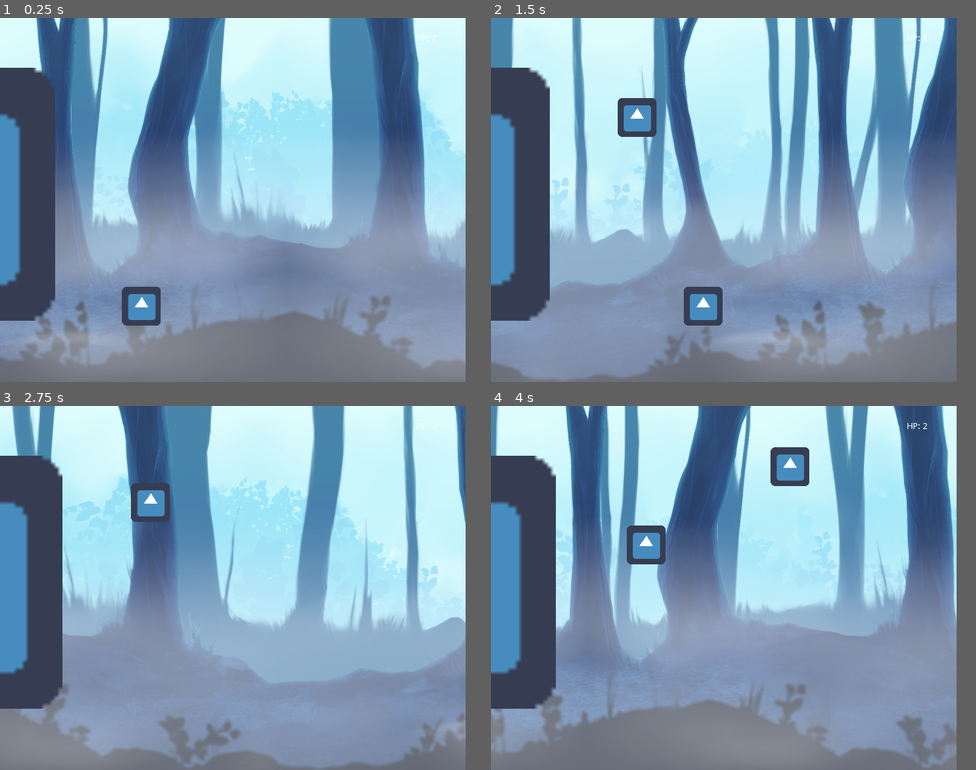
Above: before the commit, frames 1-4 (two rows, left to right).
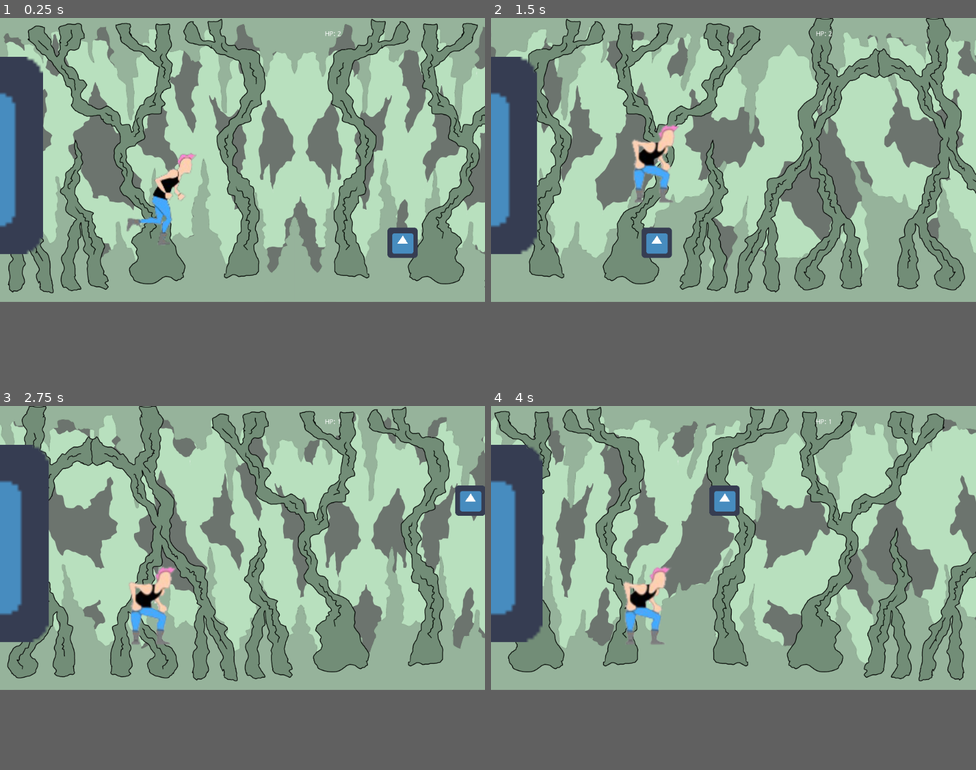
Above: after the commit, the same moments.

Repository: cgcaruzo/escapefromroots
Game: Godot game, scene res://main.tscn
Two runs of this game, one before a commit and one after it. Both use one fixed random seed, a clock stepped at 60 frames per second and the inputs below. The engine's default icon, where the game draws it, is replaced by a stand-in: a white triangle on a blue panel in a dark square.
Inputs:
- Up to frame 1 (0.25 s): no input
- Up to frame 2 (1.5 s): hold Up (ui_up) from 0.53 s (still down); tap Space (ui_select) at 0.6, 0.77, 1.07, 1.35 s
- Up to frame 3 (2.75 s): tap Space (ui_select) at 1.52, 1.82, 2.1 s; release Up (ui_up) at 2.03 s
- Up to frame 4 (4 s): hold Up (ui_up) from 2.78 s (still down); tap Space (ui_select) at 2.85, 3.02, 3.32, 3.6, 3.77 s
In our replay, the window is 768x600 before the commit and 800x468 after it. These sizes can differ from the game's own. Grey fills any space a smaller window leaves; there, only what the larger window draws over its background counts as a difference.

The runs differ from the first frame. In frame 1, 94% of the frame differs, in the area x 0-100%, y 0-100%; in frame 2, 93%; in frame 3, 93%; in frame 4, 93%.

Commit message:
modificaciones Claudio 21:50

Diff:
--- a/Obstacle.gd
+++ b/Obstacle.gd
@@ -21,6 +21,6 @@
 		if randomPosition == 0:
 			position.y = 475
 		else:
-			position.y = 100
+			position.y = 200
 		position.x = 1100
 		collided = false
--- a/Player.gd
+++ b/Player.gd
@@ -1,7 +1,7 @@
 extends KinematicBody2D
 
 export (int) var run_speed = 5
-export (int) var jump_speed = -900
+export (int) var jump_speed = -700
 export (int) var gravity = 1200
 
 var velocity = Vector2()
@@ -13,11 +13,12 @@
 
 func get_input():
 	velocity.x = 0
-	var jump = Input.is_action_just_pressed('ui_select')
+	var jump = Input.is_action_just_pressed('ui_up')
 
 	if jump and is_on_floor():
 		jumping = true
 		velocity.y = jump_speed
+		$AnimationPlayer.play("jump")
 
 func _physics_process(delta):
 	get_input()
--- a/main.tscn
+++ b/main.tscn
@@ -1,21 +1,204 @@
-[gd_scene load_steps=18 format=2]
+[gd_scene load_steps=20 format=2]
 
 [ext_resource path="res://icon.png" type="Texture" id=1]
-[ext_resource path="res://Backgrounds/01_Mist.png" type="Texture" id=2]
+[ext_resource path="res://Backgrounds/BackgroundGreen02.PNG" type="Texture" id=2]
 [ext_resource path="res://Player.gd" type="Script" id=3]
 [ext_resource path="res://Obstacle.gd" type="Script" id=4]
-[ext_resource path="res://Backgrounds/07_Forest.png" type="Texture" id=5]
-[ext_resource path="res://Backgrounds/06_Forest.png" type="Texture" id=6]
-[ext_resource path="res://Backgrounds/10_Sky.png" type="Texture" id=7]
-[ext_resource path="res://Backgrounds/02_Bushes.png" type="Texture" id=8]
-[ext_resource path="res://Backgrounds/09_Forest.png" type="Texture" id=9]
+[ext_resource path="res://Backgrounds/BackgroundGreen01.PNG" type="Texture" id=5]
+[ext_resource path="res://Backgrounds/BackgroundGreen00.PNG" type="Texture" id=6]
+[ext_resource path="res://Sprites/Spritesheet01.png" type="Texture" id=7]
 [ext_resource path="res://ParallaxBackground.gd" type="Script" id=10]
 [ext_resource path="res://Label.gd" type="Script" id=11]
 [ext_resource path="res://BigRoots.gd" type="Script" id=12]
 [ext_resource path="res://main.gd" type="Script" id=13]
 
-[sub_resource type="RectangleShape2D" id=2]
-extents = Vector2( 32, 32 )
+[sub_resource type="CapsuleShape2D" id=11]
+radius = 27.0
+height = 40.0
+
+[sub_resource type="Animation" id=12]
+length = 0.001
+tracks/0/type = "value"
+tracks/0/path = NodePath("CollisionShape2D:shape")
+tracks/0/interp = 1
+tracks/0/loop_wrap = true
+tracks/0/imported = false
+tracks/0/enabled = true
+tracks/0/keys = {
+"times": PoolRealArray( 0 ),
+"transitions": PoolRealArray( 1 ),
+"update": 0,
+"values": [ SubResource( 11 ) ]
+}
+tracks/1/type = "value"
+tracks/1/path = NodePath("CollisionShape2D:shape:radius")
+tracks/1/interp = 1
+tracks/1/loop_wrap = true
+tracks/1/imported = false
+tracks/1/enabled = true
+tracks/1/keys = {
+"times": PoolRealArray( 0 ),
+"transitions": PoolRealArray( 1 ),
+"update": 0,
+"values": [ 27.0 ]
+}
+tracks/2/type = "value"
+tracks/2/path = NodePath("CollisionShape2D:shape:height")
+tracks/2/interp = 1
+tracks/2/loop_wrap = true
+tracks/2/imported = false
+tracks/2/enabled = true
+tracks/2/keys = {
+"times": PoolRealArray( 0 ),
+"transitions": PoolRealArray( 1 ),
+"update": 0,
+"values": [ 40.0 ]
+}
+
+[sub_resource type="Animation" id=10]
+resource_name = "crouch"
+length = 0.4
+tracks/0/type = "value"
+tracks/0/path = NodePath("Sprite:region_rect")
+tracks/0/interp = 1
+tracks/0/loop_wrap = true
+tracks/0/imported = false
+tracks/0/enabled = true
+tracks/0/keys = {
+"times": PoolRealArray( 0, 0.1, 0.2 ),
+"transitions": PoolRealArray( 1, 1, 1 ),
+"update": 1,
+"values": [ Rect2( 5, 0, 43, 119 ), Rect2( 64, 37, 52, 83 ), Rect2( 127, 61, 58, 59 ) ]
+}
+tracks/1/type = "value"
+tracks/1/path = NodePath("CollisionShape2D:shape")
+tracks/1/interp = 1
+tracks/1/loop_wrap = true
+tracks/1/imported = false
+tracks/1/enabled = true
+tracks/1/keys = {
+"times": PoolRealArray( 0, 0.1, 0.2 ),
+"transitions": PoolRealArray( 1, 1, 1 ),
+"update": 1,
+"values": [ SubResource( 11 ), SubResource( 11 ), SubResource( 11 ) ]
+}
+tracks/2/type = "value"
+tracks/2/path = NodePath("CollisionShape2D:shape:radius")
+tracks/2/interp = 1
+tracks/2/loop_wrap = true
+tracks/2/imported = false
+tracks/2/enabled = true
+tracks/2/keys = {
+"times": PoolRealArray( 0, 0.1, 0.2 ),
+"transitions": PoolRealArray( 1, 1, 1 ),
+"update": 0,
+"values": [ 19.0, 19.0, 19.0 ]
+}
+tracks/3/type = "value"
+tracks/3/path = NodePath("CollisionShape2D:shape:height")
+tracks/3/interp = 1
+tracks/3/loop_wrap = true
+tracks/3/imported = false
+tracks/3/enabled = true
+tracks/3/keys = {
+"times": PoolRealArray( 0, 0.1, 0.2 ),
+"transitions": PoolRealArray( 1, 1, 1 ),
+"update": 0,
+"values": [ 78.0, 44.0, 22.0 ]
+}
+
+[sub_resource type="Animation" id=8]
+resource_name = "jump"
+length = 0.8
+tracks/0/type = "value"
+tracks/0/path = NodePath("Sprite:region_rect")
+tracks/0/interp = 1
+tracks/0/loop_wrap = true
+tracks/0/imported = false
+tracks/0/enabled = true
+tracks/0/keys = {
+"times": PoolRealArray( 0, 0.1, 0.2, 0.5, 0.6, 0.7 ),
+"transitions": PoolRealArray( 1, 1, 1, 1, 1, 1 ),
+"update": 1,
+"values": [ Rect2( 63, 275, 52, 83 ), Rect2( 129, 252, 57, 107 ), Rect2( 205, 245, 56, 118 ), Rect2( 283, 258, 70, 102 ), Rect2( 365, 254, 57, 107 ), Rect2( 440, 280, 52, 83 ) ]
+}
+tracks/1/type = "value"
+tracks/1/path = NodePath("CollisionShape2D:shape:radius")
+tracks/1/interp = 1
+tracks/1/loop_wrap = true
+tracks/1/imported = false
+tracks/1/enabled = true
+tracks/1/keys = {
+"times": PoolRealArray( 0, 0.1 ),
+"transitions": PoolRealArray( 1, 1 ),
+"update": 0,
+"values": [ 27.0, 27.0 ]
+}
+tracks/2/type = "value"
+tracks/2/path = NodePath("CollisionShape2D:shape:height")
+tracks/2/interp = 1
+tracks/2/loop_wrap = true
+tracks/2/imported = false
+tracks/2/enabled = true
+tracks/2/keys = {
+"times": PoolRealArray( 0, 0.1 ),
+"transitions": PoolRealArray( 1, 1 ),
+"update": 0,
+"values": [ 34.0, 40.0 ]
+}
+tracks/3/type = "value"
+tracks/3/path = NodePath("CollisionShape2D:shape")
+tracks/3/interp = 1
+tracks/3/loop_wrap = true
+tracks/3/imported = false
+tracks/3/enabled = true
+tracks/3/keys = {
+"times": PoolRealArray( 0.1 ),
+"transitions": PoolRealArray( 1 ),
+"update": 1,
+"values": [ SubResource( 11 ) ]
+}
+
+[sub_resource type="Animation" id=9]
+resource_name = "run"
+length = 0.8
+loop = true
+tracks/0/type = "value"
+tracks/0/path = NodePath("Sprite:region_rect")
+tracks/0/interp = 1
+tracks/0/loop_wrap = true
+tracks/0/imported = false
+tracks/0/enabled = true
+tracks/0/keys = {
+"times": PoolRealArray( 0, 0.1, 0.2, 0.3, 0.4, 0.5, 0.6, 0.7 ),
+"transitions": PoolRealArray( 1, 1, 1, 1, 1, 1, 1, 1 ),
+"update": 1,
+"values": [ Rect2( 58, 148, 68, 91 ), Rect2( 130, 151, 90, 88 ), Rect2( 233, 142, 75, 98 ), Rect2( 324, 151, 75, 88 ), Rect2( 415, 150, 82, 88 ), Rect2( 515, 146, 94, 93 ), Rect2( 633, 139, 80, 101 ), Rect2( 732, 140, 65, 99 ) ]
+}
+tracks/1/type = "value"
+tracks/1/path = NodePath("CollisionShape2D:shape")
+tracks/1/interp = 1
+tracks/1/loop_wrap = true
+tracks/1/imported = false
+tracks/1/enabled = true
+tracks/1/keys = {
+"times": PoolRealArray( 0 ),
+"transitions": PoolRealArray( 1 ),
+"update": 1,
+"values": [ SubResource( 11 ) ]
+}
+tracks/2/type = "value"
+tracks/2/path = NodePath("CollisionShape2D:position")
+tracks/2/interp = 1
+tracks/2/loop_wrap = true
+tracks/2/imported = false
+tracks/2/enabled = true
+tracks/2/keys = {
+"times": PoolRealArray( 0 ),
+"transitions": PoolRealArray( 1 ),
+"update": 0,
+"values": [ Vector2( 5, -1 ) ]
+}
 
 [sub_resource type="RectangleShape2D" id=5]
 extents = Vector2( 31.5, 32 )
@@ -30,15 +213,26 @@
 script = ExtResource( 13 )
 
 [node name="Player" type="KinematicBody2D" parent="."]
-position = Vector2( 232, 435 )
+position = Vector2( 339, 343 )
+scale = Vector2( 2, 2 )
 script = ExtResource( 3 )
 run_speed = 6
 
 [node name="Sprite" type="Sprite" parent="Player"]
-texture = ExtResource( 1 )
+texture = ExtResource( 7 )
+region_enabled = true
+region_rect = Rect2( 58, 148, 68, 91 )
 
 [node name="CollisionShape2D" type="CollisionShape2D" parent="Player"]
-shape = SubResource( 2 )
+position = Vector2( 5, -1 )
+shape = SubResource( 11 )
+
+[node name="AnimationPlayer" type="AnimationPlayer" parent="Player"]
+autoplay = "run"
+anims/RESET = SubResource( 12 )
+anims/crouch = SubResource( 10 )
+anims/jump = SubResource( 8 )
+anims/run = SubResource( 9 )
 
 [node name="Floor" type="StaticBody2D" parent="."]
 position = Vector2( 488, 546 )
@@ -58,51 +252,30 @@
 scroll_ignore_camera_zoom = true
 script = ExtResource( 10 )
 
+[node name="ParallaxLayer" type="ParallaxLayer" parent="ParallaxBackground"]
+position = Vector2( -35, 63 )
+motion_scale = Vector2( 1.2, 1 )
+motion_mirroring = Vector2( 1638.6, 0 )
+
+[node name="Sprite" type="Sprite" parent="ParallaxBackground/ParallaxLayer"]
+scale = Vector2( 0.6, 0.6 )
+texture = ExtResource( 6 )
+
+[node name="ParallaxLayer6" type="ParallaxLayer" parent="ParallaxBackground"]
+position = Vector2( -35, 63 )
+motion_scale = Vector2( 1.3, 1 )
+motion_mirroring = Vector2( 1638.6, 0 )
+
+[node name="Sprite" type="Sprite" parent="ParallaxBackground/ParallaxLayer6"]
+scale = Vector2( 0.6, 0.6 )
+texture = ExtResource( 5 )
+
 [node name="ParallaxLayer2" type="ParallaxLayer" parent="ParallaxBackground"]
-motion_mirroring = Vector2( 1344, 0 )
+position = Vector2( -35, 63 )
+motion_mirroring = Vector2( 1638.6, 0 )
 
 [node name="Sprite" type="Sprite" parent="ParallaxBackground/ParallaxLayer2"]
-scale = Vector2( 0.7, 0.7 )
-texture = ExtResource( 7 )
-
-[node name="ParallaxLayer" type="ParallaxLayer" parent="ParallaxBackground"]
-motion_scale = Vector2( 1.2, 1 )
-motion_mirroring = Vector2( 1344, 0 )
-
-[node name="Sprite" type="Sprite" parent="ParallaxBackground/ParallaxLayer"]
-scale = Vector2( 0.7, 0.7 )
-texture = ExtResource( 9 )
-
-[node name="ParallaxLayer6" type="ParallaxLayer" parent="ParallaxBackground"]
-motion_scale = Vector2( 1.3, 1 )
-motion_mirroring = Vector2( 1344, 0 )
-
-[node name="Sprite" type="Sprite" parent="ParallaxBackground/ParallaxLayer6"]
-scale = Vector2( 0.7, 0.7 )
-texture = ExtResource( 5 )
-
-[node name="ParallaxLayer5" type="ParallaxLayer" parent="ParallaxBackground"]
-motion_scale = Vector2( 1.4, 1 )
-motion_mirroring = Vector2( 1344, 0 )
-
-[node name="Sprite" type="Sprite" parent="ParallaxBackground/ParallaxLayer5"]
-scale = Vector2( 0.7, 0.7 )
-texture = ExtResource( 6 )
-
-[node name="ParallaxLayer4" type="ParallaxLayer" parent="ParallaxBackground"]
-motion_scale = Vector2( 1.5, 1 )
-motion_mirroring = Vector2( 1344, 0 )
-
-[node name="Sprite" type="Sprite" parent="ParallaxBackground/ParallaxLayer4"]
-scale = Vector2( 0.7, 0.7 )
-texture = ExtResource( 8 )
-
-[node name="ParallaxLayer3" type="ParallaxLayer" parent="ParallaxBackground"]
-motion_scale = Vector2( 1.6, 1 )
-motion_mirroring = Vector2( 1344, 0 )
-
-[node name="Sprite" type="Sprite" parent="ParallaxBackground/ParallaxLayer3"]
-scale = Vector2( 0.7, 0.7 )
+scale = Vector2( 0.6, 0.6 )
 texture = ExtResource( 2 )
 
 [node name="Obstacle" type="Area2D" parent="."]
@@ -138,6 +311,10 @@
 
 [node name="WinTimer" type="Timer" parent="."]
 
+[node name="TextureRect" type="TextureRect" parent="."]
+margin_right = 40.0
+margin_bottom = 40.0
+
 [connection signal="body_entered" from="Obstacle" to="Player" method="_on_Obstacle_body_entered"]
 [connection signal="body_entered" from="BigRoots" to="BigRoots" method="_on_BigRoots_body_entered"]
 [connection signal="timeout" from="WinTimer" to="." method="_on_WinTimer_timeout"]
--- a/project.godot
+++ b/project.godot
@@ -13,10 +13,6 @@
 config/name="Escape from Roots"
 run/main_scene="res://main.tscn"
 config/icon="res://icon.png"
-
-[display]
-
-window/size/width=768
 
 [global]
 
Binary file removed: Backgrounds/01_Mist.png
Not shown, removed: Backgrounds/01_Mist.png.import
Binary file removed: Backgrounds/02_Bushes.png
Not shown, removed: Backgrounds/02_Bushes.png.import
Binary file removed: Backgrounds/05_Particles.png
Binary file removed: Backgrounds/06_Forest.png
Not shown, removed: Backgrounds/06_Forest.png.import
Binary file removed: Backgrounds/07_Forest.png
Binary file removed: Backgrounds/09_Forest.png
Binary file removed: Backgrounds/10_Sky.png
Binary file added: Backgrounds/BackgroundGreen00.PNG
Not shown, changed: Backgrounds/BackgroundGreen00.PNG.import
(and 6 more such lines)
